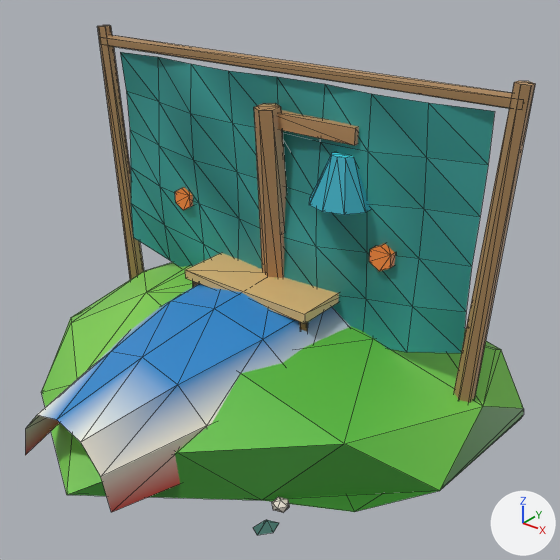
Two versions of the glTF model creator-build-project/assets/bundles/region_coast/models/coast_props.glb, one commit apart.
The view is the same before and after, from a 50 mm lens placed at (1.81, -2.24, 1.77), pointed at (0.08, -0.07, 0.43). Arrows for +X, +Y and +Z are at lower right; the lights stay in place. The picture after the commit comes second. Mesh edges are drawn as thin lines. Vertices at exactly the same position are counted once.

Names of what the first picture shows: 'crabtrap', 'dinghy', 'ebb_bell', 'grasscap', 'net', 'net_poles', 'shells_scatter'.
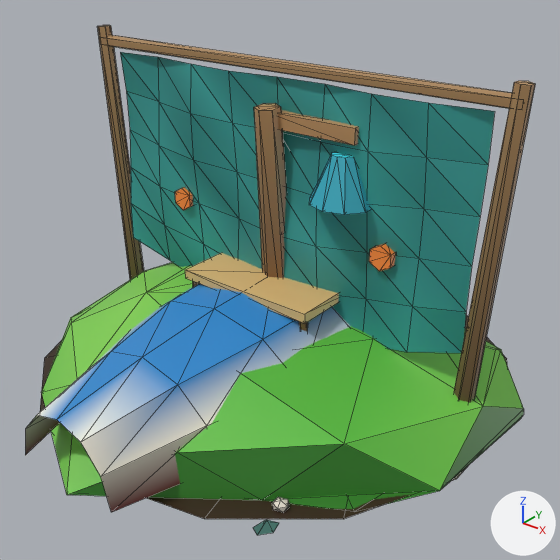
The edits, one by one:
me_dinghy has 49 vertices, 72 faces and spans x -0.52..0.52, y -1.1..1.1, z 0.05..0.41.
me_dinghy is used by ob_dinghy; location (0.0, 0.0, 0.0).
me_dinghy no longer uses material mat_defaultmaterial_004.
me_dinghy part 1: 12 faces centred in x -0.48..0.48, y -0.98..0.98, z 0.09..0.11 are repainted in the vertex colours; the middle colour goes from red #bb3b2f to dark red #5d1912.
me_dinghy part 2: 18 faces centred in x -0.46..0.46, y -0.98..0.98, z 0.14..0.25 are repainted in the vertex colours; the middle colour goes from red #bf3d30 to dark red #5f1913.
me_dinghy gains material mat_defaultmaterial_005.
me_ebb_bell has 52 vertices, 88 faces and spans x -0.061..0.444, y -0.13..0.13, z -0.004..1.102.
me_ebb_bell is used by ob_ebb_bell; location (0.0, 0.0, 0.0).
me_ebb_bell no longer uses material mat_defaultmaterial_006.
me_ebb_bell part 3: 6 faces centred in x -0.049..0.049, y -0.063..0.034, z 0.729..0.737 are repainted in the vertex colours; the middle colour goes from brown #af8456 to brown #5a4229.
me_ebb_bell part 4: 10 faces centred in x -0.055..0.055, y -0.037..0.067, z 0.001..0.371 are repainted in the vertex colours; the middle colour goes from brown #ad8255 to brown #5a422a.
me_ebb_bell gains material mat_defaultmaterial_007.
me_grasscap has 59 vertices, 114 faces and spans x -0.99..1.0, y -1.11..0.86, z -0.03..0.33.
me_grasscap no longer uses material mat_defaultmaterial_012.
me_grasscap gains material mat_defaultmaterial_009.
me_net has 90 vertices, 140 faces and spans x -0.85..0.85, y -0.02..0.02, z 0.17..1.2.
me_net no longer uses material mat_defaultmaterial_015.
me_net gains material mat_defaultmaterial_012.
me_net_poles has 34 vertices, 56 faces and spans x -0.96..0.96, y -0.04..0.04, z 0.0..1.3.
me_net_poles is used by ob_net_poles; location (0.0, 0.0, 0.0).
me_net_poles no longer uses material mat_defaultmaterial_016.
me_net_poles part 5: 32 faces centred in x -0.94..0.94, y -0.03..0.03, z 0.0..0.87 are repainted in the vertex colours; the middle colour goes from brown #a98459 to brown #534028.
me_net_poles gains material mat_defaultmaterial_013.
me_shells_scatter has 126 vertices, 188 faces and spans x -0.8..0.65, y -0.86..0.86, z -0.03..0.05.
me_shells_scatter no longer uses material mat_defaultmaterial_018.
me_shells_scatter gains material mat_defaultmaterial_015.
Mesh me_blob is new.
It has 14 vertices, 12 faces and spans x -0.97..0.97, y -1.0..1.0, z 0.0.
It uses material mat_defaultmaterial.
Object 'blob' (ob_blob) is new; it shows me_blob.
Its location is (0.0, 0.0, 0.0).

Boxes [x1, y1, x2, y2] around the edits, measured in the pictures (560 x 560 px):
'blob', added: after [40, 315, 507, 519]
part 1 of me_dinghy, recoloured: [25, 418, 180, 512] in both
part 2 of me_dinghy, recoloured: [26, 415, 179, 512] in both
part 3 of me_ebb_bell, recoloured: [258, 107, 285, 278] in both
part 4 of me_ebb_bell, recoloured: [257, 160, 285, 278] in both
part 5 of me_net_poles, recoloured: [107, 101, 512, 402] in both
